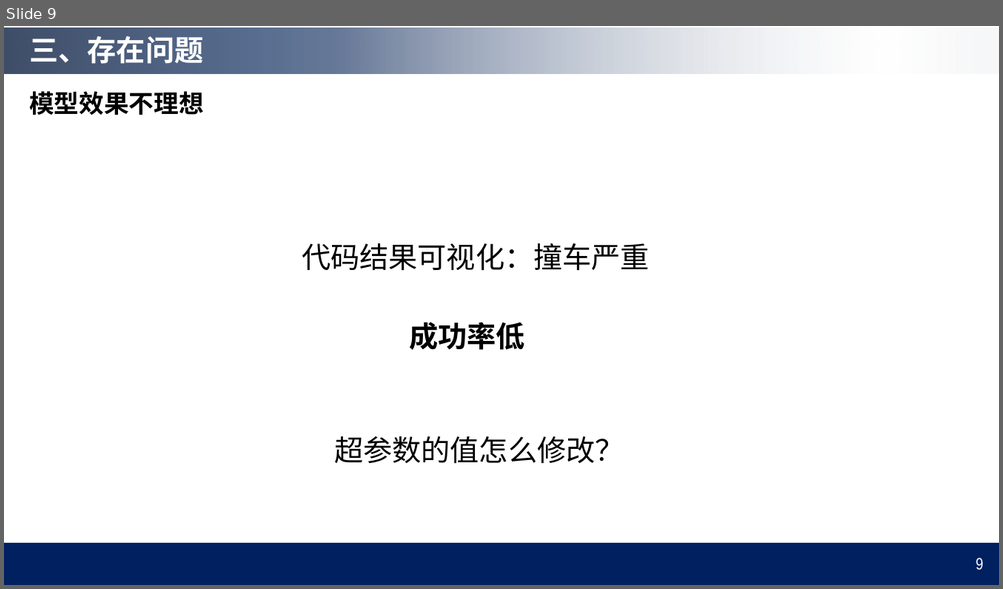
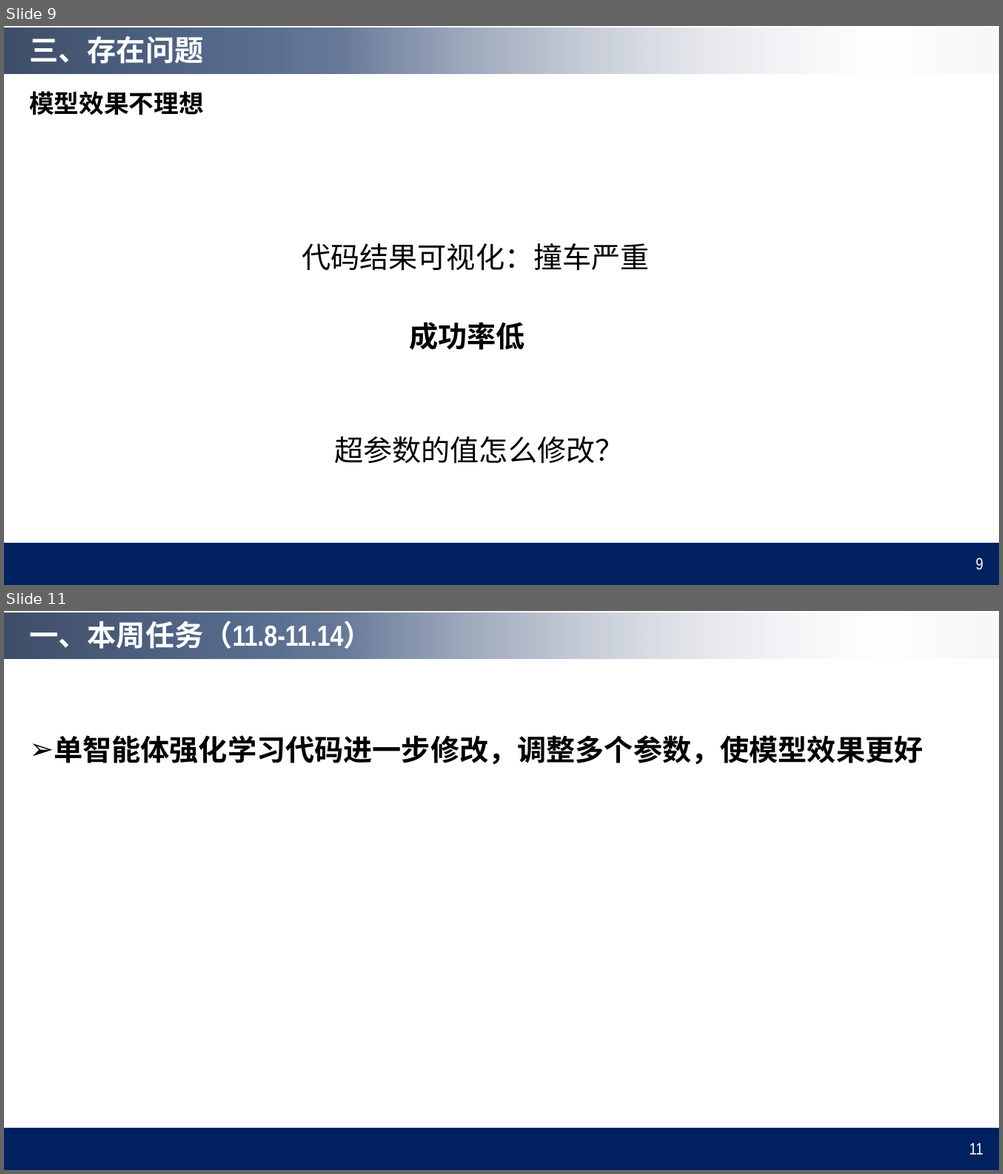
Before and after one commit to QinCheng0928/RL, a slide deck: 组会汇报.pptx. Shown one above the other, each under a label of ours: slide 9 before the commit, slides 9 and 11 after it; the slides between them are not shown. The pictures are 1003x589 and 1003x1174 pixels, drawn with LibreOffice and Linux fonts; fonts in the diff are those of the drawing; background and template pictures are left out. Boxes give left, top, right and bottom in pixels: in the first picture for what was removed or moved away, otherwise in the second. Text is boxed around its words. In the diff, an @@ line names an element or a change of style, - is before the commit and + after.

```diff
--- a/组会汇报.pptx
+++ b/组会汇报.pptx
@@ slide 11 added at (x1=4, y1=611, x2=999, y2=1170), background #FFFFFF; not listed: 2 template elements that a slide beside it also shows @@
@@ title added at (x1=29, y1=621, x2=372, y2=649), 28 pt, text #FFFFFF, bold @@
+一、本周任务（11.8-11.14）
@@ text added at (x1=54, y1=735, x2=922, y2=764), 28 pt, text #000000, bold @@
+➢ 单智能体强化学习代码进一步修改，调整多个参数，使模型效果更好
@@ page number added at (x1=969, y1=1143, x2=983, y2=1155), 16 pt, text #FFFFFF @@
+11
```
Also in this commit, not shown: 3 slides changed, 5 other slides added, 2 slides removed.
